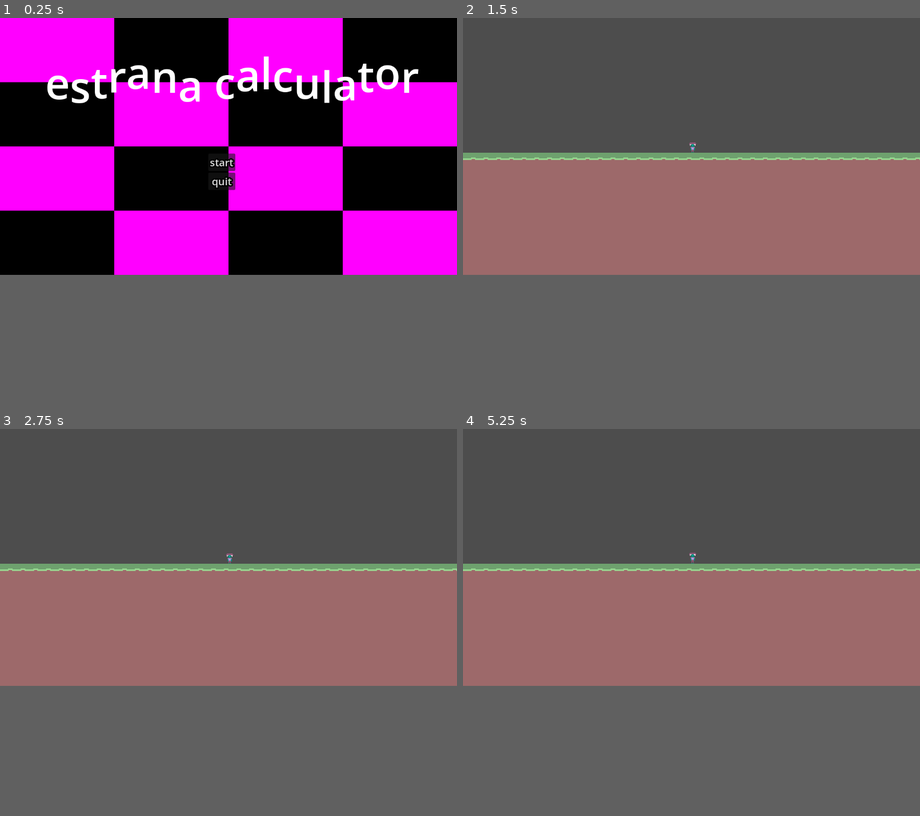
Above: before the commit, frames 1-4 (two rows, left to right).
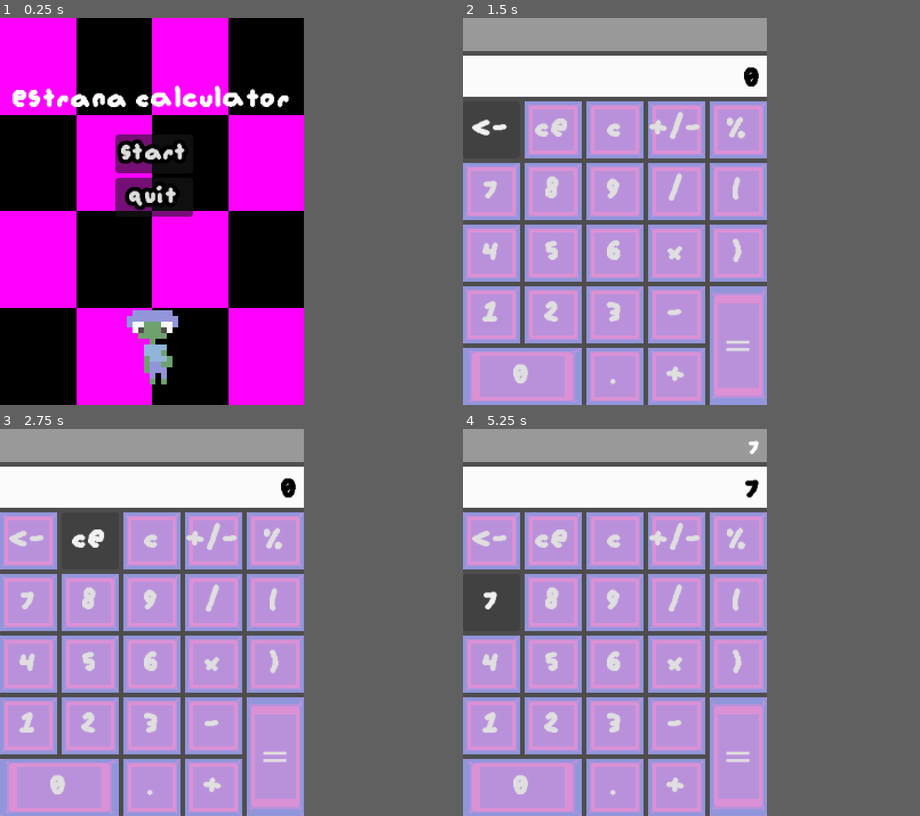
Above: after the commit, the same moments.

Repository: boredchef/estrana-calculator
Game: Godot game, scene res://scenes/title.tscn
Two runs of this game, one before a commit and one after it. Both use one fixed random seed, a clock stepped at 60 frames per second and the inputs below.
Inputs (mouse positions are in pixels of both pictures, inside the frame that each line leads up to):
- Up to frame 1 (0.25 s): no input
- Up to frame 2 (1.5 s): click "start" at 0.5 s; click (504, 91) at 1.25 s, where only the run after the commit has a clickable "<-"
- Up to frame 3 (2.75 s): click (137, 502) at 2 s, where only the run after the commit has a clickable "CE"
- Up to frame 4 (5.25 s): click (691, 502) at 2.75 s, where only the run after the commit has a clickable "C"; click (782, 502) at 3.5 s, where only the run after the commit has a clickable "+/-"; click (878, 502) at 4.25 s, where only the run after the commit has a clickable "%"; click (504, 545) at 5 s, where only the run after the commit has a clickable "7"
In our replay, the window is 800x450 before the commit and 532x678 after it. These sizes can differ from the game's own. Grey fills any space a smaller window leaves; there, only what the larger window draws over its background counts as a difference.

The runs differ from the first frame. In frame 1, 46% of the frame differs, in the area x 0-100%, y 0-100%; in frame 2, 63%; in frame 3, 63%; in frame 4, 64%.

Commit message:
fix up some stuff

Diff:
--- a/project.godot
+++ b/project.godot
@@ -21,6 +21,8 @@
 
 [display]
 
+window/size/viewport_width=266
+window/size/viewport_height=339
 window/stretch/mode="viewport"
 
 [editor_plugins]
--- a/scenes/calculator.tscn
+++ b/scenes/calculator.tscn
@@ -40,10 +40,6 @@
 anchors_preset = 15
 anchor_right = 1.0
 anchor_bottom = 1.0
-offset_left = 31.0
-offset_top = -3.0
-offset_right = -995.0
-offset_bottom = -451.0
 grow_horizontal = 2
 grow_vertical = 2
 theme = SubResource("Theme_47tay")
@@ -51,8 +47,8 @@
 
 [node name="VBoxContainer" type="VBoxContainer" parent="." unique_id=245597591]
 layout_mode = 0
-offset_right = 125.0
-offset_bottom = 198.0
+offset_right = 266.0
+offset_bottom = 339.0
 
 [node name="preview" type="Label" parent="VBoxContainer" unique_id=822050488]
 layout_mode = 2
--- a/scenes/title.tscn
+++ b/scenes/title.tscn
@@ -1,45 +1,88 @@
 [gd_scene format=3 uid="uid://dvnanxa37dla5"]
 
 [ext_resource type="Script" uid="uid://bspyvuuybemhn" path="res://scripts/title.gd" id="1_4ignj"]
+[ext_resource type="FontFile" uid="uid://bl8hqnuwtbax8" path="res://augiepixel.ttf" id="2_p6dhs"]
+[ext_resource type="Texture2D" uid="uid://cai808tkwnjik" path="res://sprites/LittleMa.png" id="3_pyl7j"]
 
 [sub_resource type="PlaceholderTexture2D" id="PlaceholderTexture2D_8wryp"]
+
+[sub_resource type="Theme" id="Theme_4ignj"]
+
+[sub_resource type="AtlasTexture" id="AtlasTexture_b3w7a"]
+atlas = ExtResource("3_pyl7j")
+region = Rect2(0, 0, 16, 16)
+
+[sub_resource type="AtlasTexture" id="AtlasTexture_4rr2b"]
+atlas = ExtResource("3_pyl7j")
+region = Rect2(16, 0, 16, 16)
+
+[sub_resource type="SpriteFrames" id="SpriteFrames_1lm5o"]
+animations = [{
+"frames": [{
+"duration": 1.0,
+"texture": SubResource("AtlasTexture_b3w7a")
+}, {
+"duration": 1.0,
+"texture": SubResource("AtlasTexture_4rr2b")
+}],
+"loop": 1,
+"name": &"new_animation",
+"speed": 5.0
+}]
 
 [node name="Title" type="Node2D" unique_id=573237909]
 script = ExtResource("1_4ignj")
 
 [node name="Background" type="TextureRect" parent="." unique_id=648958702]
 clip_contents = true
-offset_right = 1152.0
-offset_bottom = 648.0
+anchors_preset = 10
+anchor_right = 1.0
+offset_left = -0.5
+offset_right = 266.0
+offset_bottom = 339.0
+grow_horizontal = 2
 texture = SubResource("PlaceholderTexture2D_8wryp")
 
 [node name="Title" type="RichTextLabel" parent="." unique_id=787806665]
-offset_left = 114.0
-offset_top = 81.0
-offset_right = 1078.0
-offset_bottom = 219.0
-theme_override_font_sizes/normal_font_size = 108
+offset_left = 11.0
+offset_top = 57.0
+offset_right = 258.0
+offset_bottom = 81.0
+theme = SubResource("Theme_4ignj")
+theme_override_fonts/normal_font = ExtResource("2_p6dhs")
+theme_override_font_sizes/normal_font_size = 30
 bbcode_enabled = true
-text = "[wave amp=180 freq=2]estrana calculator[/wave]"
+text = "[wave amp=20 freq=2]estrana calculator[/wave]"
 scroll_active = false
 
 [node name="Buttons" type="VBoxContainer" parent="." unique_id=620042578]
-offset_left = 525.0
-offset_top = 342.0
-offset_right = 565.0
-offset_bottom = 382.0
+offset_left = 101.0
+offset_top = 102.0
+offset_right = 169.0
+offset_bottom = 194.0
 
 [node name="Start" type="Button" parent="Buttons" unique_id=325698752]
 layout_mode = 2
 theme_override_constants/outline_size = 14
+theme_override_fonts/font = ExtResource("2_p6dhs")
 theme_override_font_sizes/font_size = 26
 text = "start"
 
 [node name="Quit" type="Button" parent="Buttons" unique_id=614762908]
 layout_mode = 2
 theme_override_constants/outline_size = 14
+theme_override_fonts/font = ExtResource("2_p6dhs")
 theme_override_font_sizes/font_size = 26
 text = "quit"
 
+[node name="AnimatedSprite2D" type="AnimatedSprite2D" parent="." unique_id=1501398870]
+position = Vector2(136, 281.00003)
+scale = Vector2(5, 5)
+sprite_frames = SubResource("SpriteFrames_1lm5o")
+animation = &"new_animation"
+autoplay = "new_animation"
+frame = 1
+frame_progress = 1.0
+
 [connection signal="pressed" from="Buttons/Start" to="." method="_on_start_pressed"]
 [connection signal="pressed" from="Buttons/Quit" to="." method="_on_quit_pressed"]
--- a/scripts/calculator.gd
+++ b/scripts/calculator.gd
@@ -7,7 +7,6 @@
 var preview_text: String = ""
 var has_number: bool = false
 var has_symbol: bool = false
-var last_symbol: String = ""
 var just_evaluated: bool = false
 var open_parens: int = 0
 
@@ -39,10 +38,13 @@
 				commit_number()
 			has_symbol = true
 			expression += symbol
+			if symbol == "*":
+				symbol = "x"
 			preview_text += symbol
 			display.text = "0"
 
 		"(":
+			just_evaluated = false
 			if has_number:
 				return
 			expression += "("
@@ -60,10 +62,11 @@
 			has_symbol = false
 		"=":
 			commit_number()
-			expression += ")".repeat(open_parens)
 			if has_symbol:
 				expression = expression.left(expression.length() - 1)
-			preview_text = ""
+				preview_text = preview_text.left(preview_text.length() - 1)
+			expression += ")".repeat(open_parens)
+			var finished: String = preview_text
 			var res = format_result(do_math(expression))
 
 			display.text = res
@@ -72,6 +75,9 @@
 			just_evaluated = true
 			has_symbol = false
 			open_parens = 0
+			preview_text = ""
+			preview.text = finished
+			return
 		"percent":
 			var n = float(display.text) / 100
 			display.text = format_result(n)
@@ -125,7 +131,9 @@
 	return str(result)
 
 func update_preview():
-	var pending: String = display.text if has_number and not just_evaluated else ""
+	if just_evaluated:
+		return
+	var pending: String = display.text if has_number else ""
 	preview.text = preview_text + pending
 
 func do_math(formula: String):
--- a/scripts/title.gd
+++ b/scripts/title.gd
@@ -12,7 +12,7 @@
 
 
 func _on_start_pressed() -> void:
-	get_tree().change_scene_to_file("res://scenes/game.tscn")
+	get_tree().change_scene_to_file("res://scenes/calculator.tscn")
 
 func _on_quit_pressed() -> void:
 	get_tree().quit()
Not shown, added: export_presets.cfg
